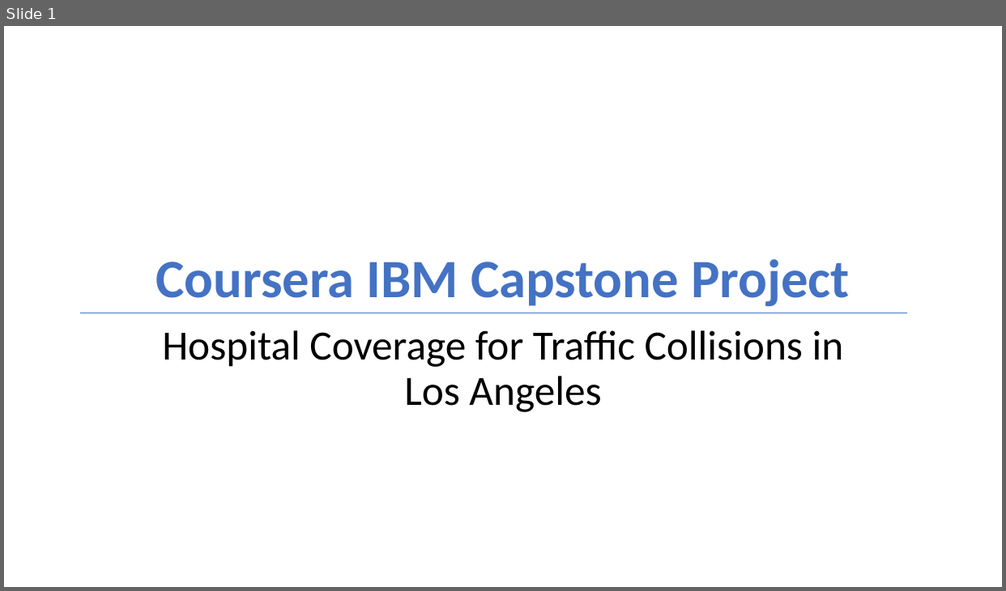
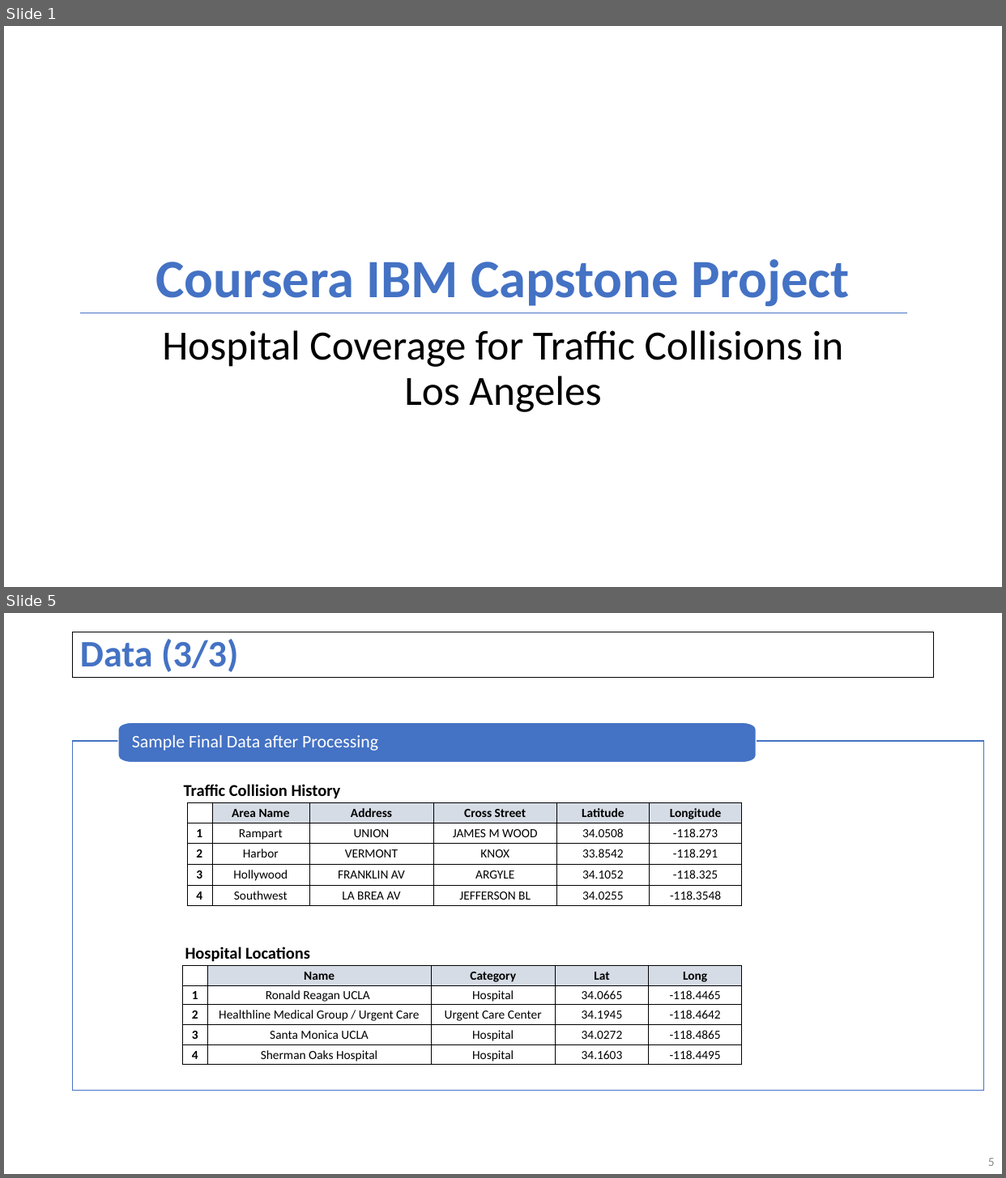
Before and after one commit to datageek7/Coursera_IBM_Capstone, a slide deck: Coursera IBM Capstone_Part 1.pptx. Shown one above the other, each under a label of ours: slide 1 before the commit, slides 1 and 5 after it; the slides between them are not shown. The pictures are 1006x591 and 1006x1178 pixels, drawn with LibreOffice and Linux fonts; fonts in the diff are those of the drawing. Boxes give left, top, right and bottom in pixels: in the first picture for what was removed or moved away, otherwise in the second. Text is boxed around its words. In the diff, an @@ line names an element or a change of style, - is before the commit and + after.

```diff
--- a/Coursera IBM Capstone_Part 1.pptx
+++ b/Coursera IBM Capstone_Part 1.pptx
@@ slide 5 added at <box>4,613,1002,1174</box>, background #FFFFFF @@
@@ title added at <box>73,632,934,677</box>, outline #000000 0.75 pt, 36 pt, text #4472C4, bold @@
+Data (3/3)
@@ freeform shape added at <box>118,722,756,762</box>, fill #4472C4, outline #FFFFFF 1 pt, 17 pt, text #FFFFFF @@
+Sample Final Data after Processing
@@ freeform shape added at <box>73,741,984,1091</box>, fill #FFFFFF at 90% opacity, outline #4472C4 1 pt @@
@@ text added at <box>184,784,341,799</box>, 16 pt, text #000000, bold @@
+Traffic Collision History
@@ table added at <box>187,803,743,905</box>, 5 rows, 6 columns @@
+ | Area Name | Address | Cross Street | Latitude | Longitude
+1 | Rampart | UNION | JAMES M WOOD | 34.0508 | -118.273
+2 | Harbor | VERMONT | KNOX | 33.8542 | -118.291
+3 | Hollywood | FRANKLIN AV | ARGYLE | 34.1052 | -118.325
+4 | Southwest | LA BREA AV | JEFFERSON BL | 34.0255 | -118.3548
@@ text added at <box>185,947,310,962</box>, 16 pt, text #000000, bold @@
+Hospital Locations
@@ table added at <box>182,965,742,1065</box>, 5 rows, 5 columns @@
+ | Name | Category | Lat | Long
+1 | Ronald Reagan UCLA | Hospital | 34.0665 | -118.4465
+2 | Healthline Medical Group / Urgent Care | Urgent Care Center | 34.1945 | -118.4642
+3 | Santa Monica UCLA | Hospital | 34.0272 | -118.4865
+4 | Sherman Oaks Hospital | Hospital | 34.1603 | -118.4495
@@ page number added at <box>988,1158,995,1166</box>, 12 pt, text #8C8C8C @@
+5
```
Also in this commit, not shown: 3 slides changed.
